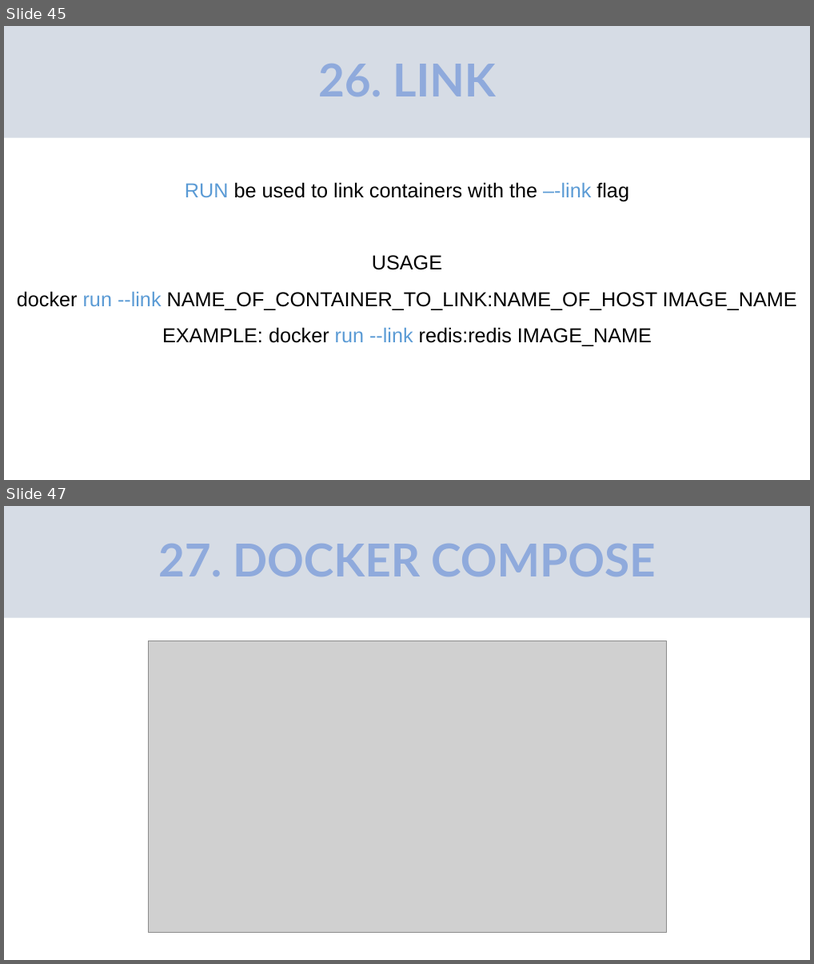
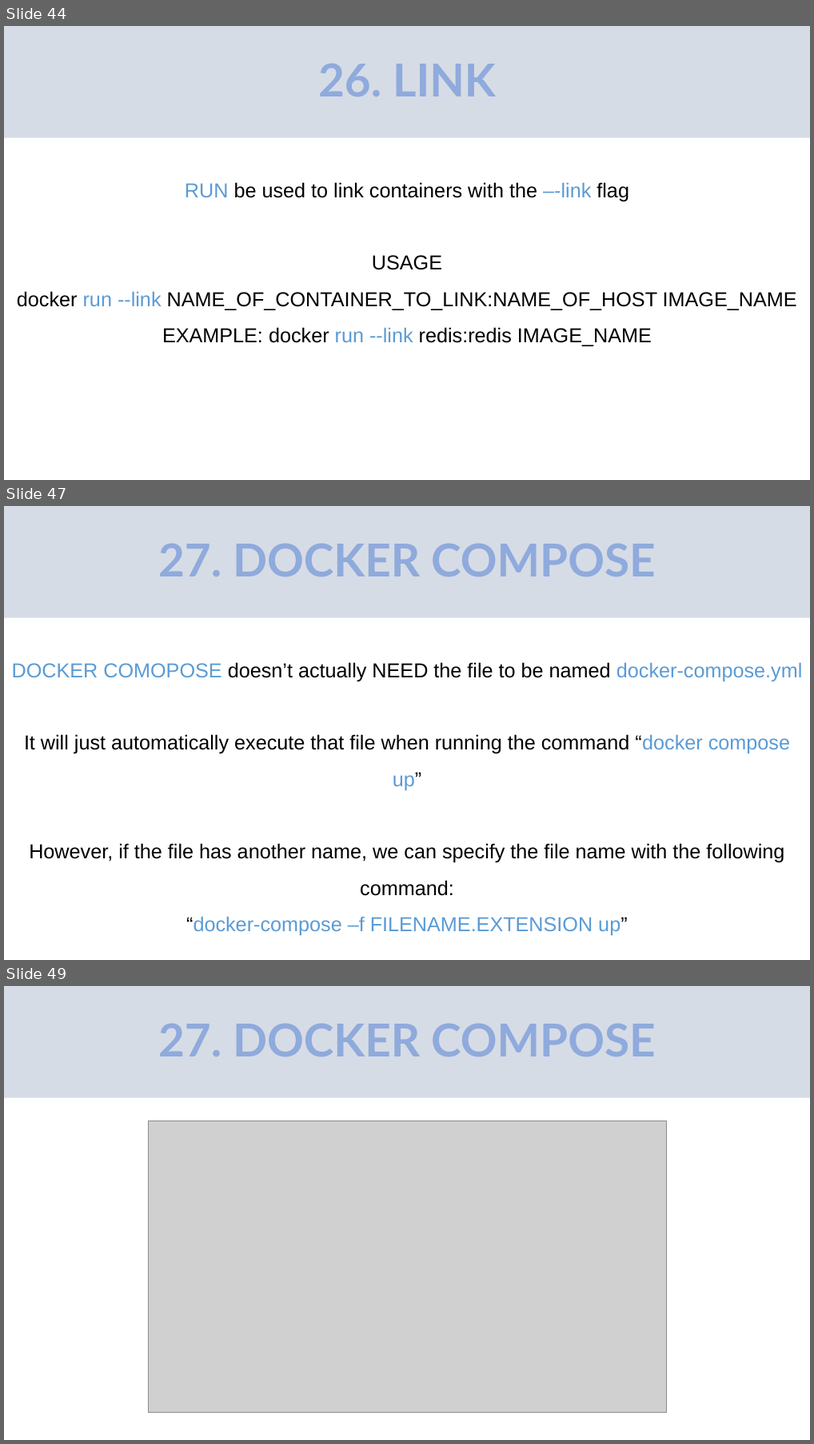
Before and after one commit to oriolordi/Docker_Commands_and_Notes, a slide deck: DOCKER Commands and Notes.pptx. Shown one above the other, each under a label of ours: slides 45 and 47 before the commit, slides 44, 47 and 49 after it; the slides between them are not shown. The pictures are 814x964 and 814x1444 pixels, drawn with LibreOffice and Linux fonts; fonts in the diff are those of the drawing; grey boxes stand for pictures. Boxes give left, top, right and bottom in pixels: in the first picture for what was removed or moved away, otherwise in the second. Text is boxed around its words. In the diff, an @@ line names an element or a change of style, - is before the commit and + after.

Commit message:
Added a couple slides to the docker-compose section

```diff
--- a/DOCKER Commands and Notes.pptx
+++ b/DOCKER Commands and Notes.pptx
@@ slide 47 added at box(4, 506, 810, 960), background #FFFFFF @@
@@ rectangle added at box(4, 506, 810, 618), fill #D6DCE5 @@
@@ title added at box(158, 544, 656, 576), 54 pt, text #8FAADC, bold @@
+27. DOCKER COMPOSE
@@ text added at box(12, 662, 802, 935), 24 pt, text #000000 @@
+DOCKER COMOPOSE doesn’t actually NEED the file to be named docker-compose.yml
+It will just automatically execute that file when running the command “docker compose up”
+However, if the file has another name, we can specify the file name with the following command:
+“docker-compose –f FILENAME.EXTENSION up”
@@ what was slide 45 is now slide 44 @@
@@ what was slide 47 is now slide 49 @@
```
Also in this commit, not shown: 4 slides changed, 2 other slides added, 1 slide removed.
